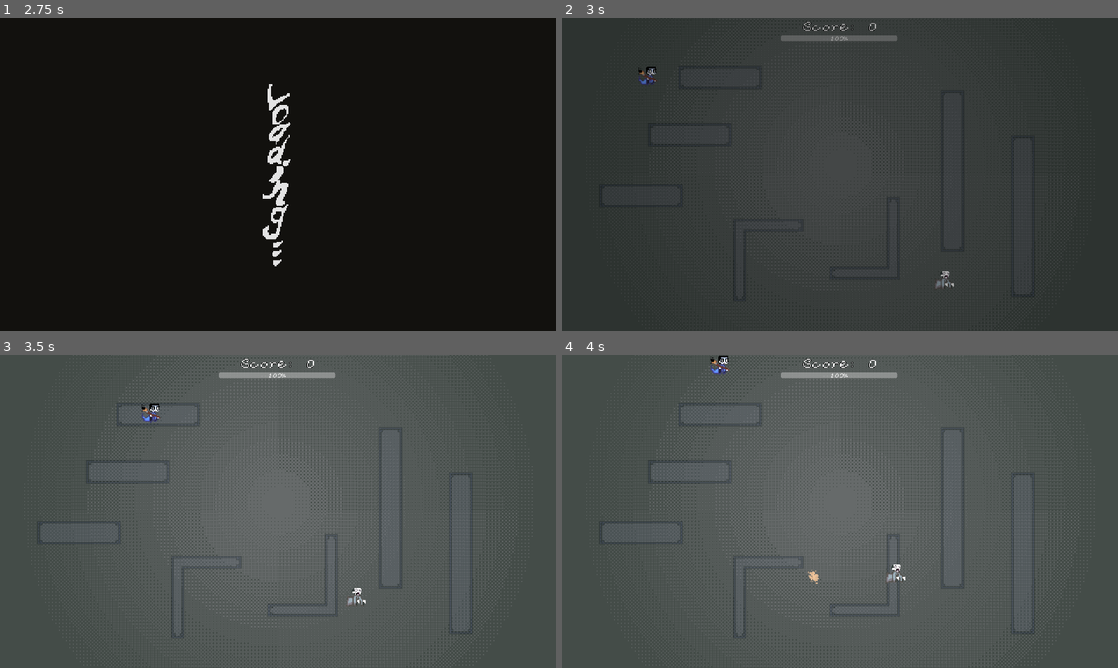
Above: before the commit, frames 1-4 (two rows, left to right).
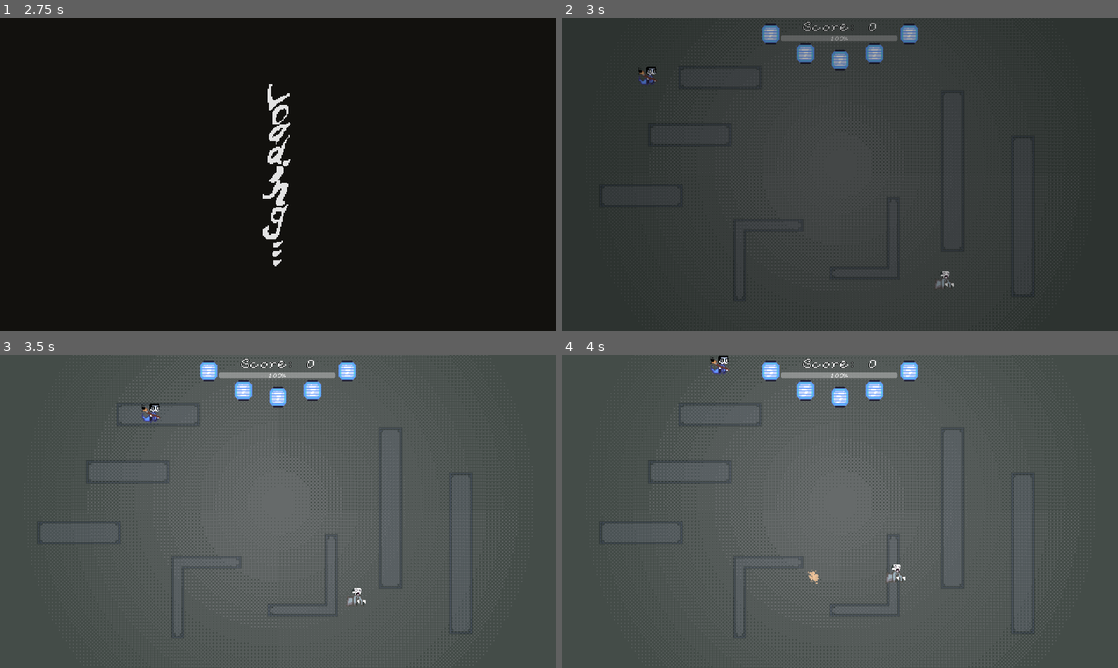
Above: after the commit, the same moments.

Repository: wintermute-cell/wmj25
Game: Godot game, scene res://scenes/main_menu.tscn
Two runs of this game, one before a commit and one after it. Both use one fixed random seed, a clock stepped at 60 frames per second and the inputs below. Sound files missing from this copy of the repository are replaced by a short silence.
Inputs (mouse positions are in pixels of both pictures, inside the frame that each line leads up to):
- Up to frame 1 (2.75 s): click "Start Game" at 0.5 s; tap Enter at 1.25 s; move the mouse to (400, 158) at 1.27 s; hold D (right) 1.28-2.03 s; click (400, 158) at 1.42 s; tap Space at 2 s; move the mouse to (166, 190) at 2.02 s; hold S (down) from 2.03 s (still down)
- Up to frame 2 (3 s): move the mouse to (895, 105) at 2.77 s; release S (down) at 2.78 s; hold D (right) from 2.78 s (still down)
- Up to frame 3 (3.5 s): keep holding D (right)
- Up to frame 4 (4 s): move the mouse to (812, 574) at 3.52 s; release D (right) at 3.53 s; hold W (up) from 3.53 s (still down); click (812, 574) at 3.67 s

Frame 1 is identical in both runs. In frame 2, 0.9% of the frame differs, in the area x 36-64%, y 1-17%; in frame 3, 0.9%, in the area x 35-65%, y 1-17%; in frame 4, 0.9%.

Commit message:
health lantern

Diff:
--- /dev/null
+++ b/godot_project/LanternHealthBar.tscn
@@ -0,0 +1,8 @@
+[gd_scene load_steps=2 format=3 uid="uid://djlv25g846rld"]
+
+[ext_resource type="Script" uid="uid://krrafckn5wur" path="res://scripts/ui/lantern_health_bar.gd" id="1_3e66i"]
+
+[node name="LanternHealthBar" type="Control"]
+layout_mode = 3
+anchors_preset = 0
+script = ExtResource("1_3e66i")
--- a/godot_project/scenes/game.tscn
+++ b/godot_project/scenes/game.tscn
@@ -12,6 +12,7 @@
 [ext_resource type="PackedScene" uid="uid://d257nqp3u5byv" path="res://scenes/enemy.tscn" id="10_dinhu"]
 [ext_resource type="Script" uid="uid://c6bagu5tmbmri" path="res://scripts/paint_collision_manager.gd" id="11_37s47"]
 [ext_resource type="PackedScene" uid="uid://dlehjsdji2u7p" path="res://scenes/pause_menu.tscn" id="12_bt5mj"]
+[ext_resource type="PackedScene" uid="uid://djlv25g846rld" path="res://LanternHealthBar.tscn" id="13_kvuet"]
 
 [sub_resource type="ShaderMaterial" id="ShaderMaterial_kvuet"]
 shader = ExtResource("5_kvpfn")
@@ -193,3 +194,11 @@
 offset_bottom = 80.0
 grow_horizontal = 2
 value = 100.0
+
+[node name="LanternHealthBar" parent="CanvasLayer" instance=ExtResource("13_kvuet")]
+offset_left = 960.0
+offset_top = 55.0
+offset_right = 960.0
+offset_bottom = 55.0
+scale = Vector2(3, 3)
+arc_height = 30.0
--- a/godot_project/scripts/game.gd
+++ b/godot_project/scripts/game.gd
@@ -1,7 +1,7 @@
 extends Node2D
 
 @onready var score_label: Label = $CanvasLayer/ScoreLabel
-@onready var health_bar: ProgressBar = $CanvasLayer/HealthBar
+@onready var health_bar = $CanvasLayer/LanternHealthBar
 @onready var player: CharacterBody2D = $CanvasLayer/SubViewportContainer/SubViewport/Player
 @onready var enemy_spawner: Node2D = $EnemySpawner
 @onready var background: Sprite2D = $CanvasLayer/SubViewportContainer/SubViewport/Background
@@ -55,5 +55,5 @@
 
 
 func _on_health_changed(current_health: float, max_health: float):
-	health_bar.max_value = max_health
-	health_bar.value = current_health
+	if health_bar and health_bar.has_method("update_health"):
+		health_bar.update_health(current_health, max_health)
--- a/godot_project/scripts/player.gd
+++ b/godot_project/scripts/player.gd
@@ -12,7 +12,11 @@
 ## Maximum health
 @export var max_health: float = 100.0
 
+## Time between camera shakes when taking damage
+@export var damage_shake_cooldown: float = 0.3
+
 var health: float = 100.0
+var last_damage_shake_time: float = -999.0  # Track last shake time
 
 signal health_changed(current_health: float, max_health: float)
 
@@ -22,8 +26,8 @@
 
 
 func _ready():
-	collision_layer = 1 << (PLAYER_LAYER - 1) # L2
-	collision_mask = 1 << (WALL_LAYER - 1) # coll with walls (L1)
+	collision_layer = 1 << (PLAYER_LAYER - 1)  # L2
+	collision_mask = 1 << (WALL_LAYER - 1)  # coll with walls (L1)
 
 	health = max_health
 	health_changed.emit(health, max_health)
@@ -49,14 +53,23 @@
 	# check if player would is out of bounds, and clamp position
 	var viewport_rect = get_viewport_rect()
 	var player_size_half = get_node("Sprite2D").texture.get_size() / 2
-	position.x = clamp(position.x, 0 + player_size_half.x, viewport_rect.size.x - player_size_half.x)
-	position.y = clamp(position.y, 0 + player_size_half.y, viewport_rect.size.y - player_size_half.y)
+	position.x = clamp(
+		position.x, 0 + player_size_half.x, viewport_rect.size.x - player_size_half.x
+	)
+	position.y = clamp(
+		position.y, 0 + player_size_half.y, viewport_rect.size.y - player_size_half.y
+	)
 
 
 func take_damage(amount: float):
 	health -= amount
 	health = max(health, 0.0)  # clamp to 0
 	health_changed.emit(health, max_health)
+
+	var current_time = Time.get_ticks_msec() / 1000.0
+	if current_time - last_damage_shake_time >= damage_shake_cooldown:
+		CameraShake.add_trauma(0.3)
+		last_damage_shake_time = current_time
 
 	if health <= 0:
 		GameManager.sound_player_died()
--- /dev/null
+++ b/godot_project/scripts/ui/lantern_health_bar.gd
@@ -0,0 +1,107 @@
+extends Control
+
+@export var lantern_count: int = 5
+@export var lantern_spacing: float = 40.0
+@export var arc_height: float = 20.0  # How much the lanterns sag in the middle
+@export var flicker_enabled: bool = true
+@export var flicker_speed: float = 0.15  # Time between flicker frames
+
+var lantern_texture: Texture2D = preload("res://sprites/lantern.png")
+var lanterns: Array[Sprite2D] = []
+var current_health: float = 100.0
+var max_health: float = 100.0
+
+var flicker_timer: float = 0.0
+var current_flicker_frame: int = 0
+
+
+func _ready():
+	_create_lanterns()
+	update_health(100.0, 100.0)
+
+
+func _process(delta):
+	if flicker_enabled:
+		flicker_timer += delta
+		if flicker_timer >= flicker_speed:
+			flicker_timer = 0.0
+			current_flicker_frame = 1 - current_flicker_frame  # Toggle between 0 and 1
+			_update_flicker()
+
+
+func _create_lanterns():
+	# clear existing lanterns
+	for lantern in lanterns:
+		if lantern:
+			lantern.queue_free()
+	lanterns.clear()
+
+	# calc total width
+	var total_width = (lantern_count - 1) * lantern_spacing
+	var start_x = -total_width / 2.0
+
+	# create each lantern
+	for i in range(lantern_count):
+		var lantern = Sprite2D.new()
+		lantern.texture = lantern_texture
+		lantern.hframes = 2  # 2 cols (anim frames)
+		lantern.vframes = 6  # 6 rows (health states)
+
+		# position calculation with hanging arc
+		var t = float(i) / float(lantern_count - 1) if lantern_count > 1 else 0.5  # normalized position 0-1
+		var x_pos = start_x + i * lantern_spacing
+
+		# parabolic: highest at edges (0 and 1), lowest in middle (0.5)
+		var y_offset = 4 * arc_height * t * (1 - t)
+
+		lantern.position = Vector2(x_pos, y_offset)
+
+		lantern.frame = 0
+
+		add_child(lantern)
+		lanterns.append(lantern)
+
+
+func update_health(new_health: float, new_max_health: float):
+	current_health = clamp(new_health, 0.0, new_max_health)
+	max_health = new_max_health
+
+	var health_per_lantern = max_health / float(lantern_count)
+
+	for i in range(lantern_count):
+		if i >= lanterns.size():
+			continue
+
+		var lantern = lanterns[i]
+
+		var lantern_min_health = i * health_per_lantern
+		var lantern_max_health = (i + 1) * health_per_lantern
+
+		var lantern_health_ratio: float
+
+		if current_health >= lantern_max_health:
+			lantern_health_ratio = 1.0
+		elif current_health <= lantern_min_health:
+			lantern_health_ratio = 0.0
+		else:
+			lantern_health_ratio = (current_health - lantern_min_health) / health_per_lantern
+
+		var frame_row: int
+		if lantern_health_ratio >= 1.0:
+			frame_row = 0
+		elif lantern_health_ratio >= 0.8:
+			frame_row = 1
+		elif lantern_health_ratio >= 0.6:
+			frame_row = 2
+		elif lantern_health_ratio >= 0.4:
+			frame_row = 3
+		elif lantern_health_ratio >= 0.2:
+			frame_row = 4
+		else:
+			frame_row = 5  # broken
+
+		lantern.frame = current_flicker_frame + frame_row * 2
+
+
+func _update_flicker():
+	update_health(current_health, max_health)
Not shown, added: godot_project/export_presets.cfg
Not shown: 1 places in godot_project/scenes/game.tscn that only renumber resources
Not shown, added: godot_project/scripts/ui/lantern_health_bar.gd.uid
Binary file added: godot_project/sprites/lantern.png
Not shown, added: godot_project/sprites/lantern.png.import
